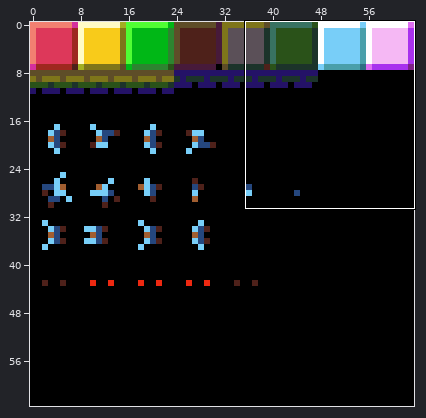
Pixel-art sprite: assets/spritesheet.png. The first picture is a wide view before the edit; the outline marks the close-up.
Close-up. Before:
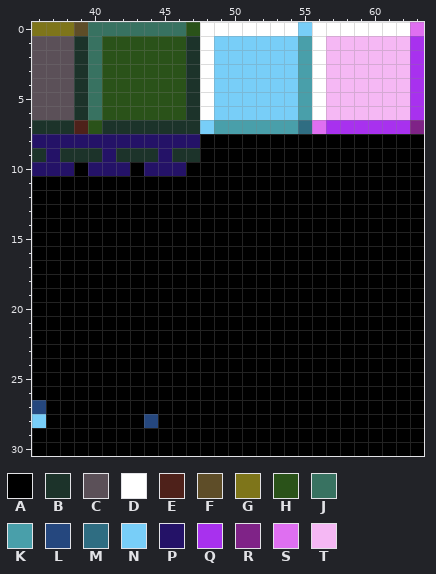
The file is 64x64 pixels. Shown: x 36..63, y 0..30.
Palette (. is transparent): A #000000  B #1c332a  C #5b5058  D #ffffff  E #4e211a  F #5e4d28  G #7e751a  H #2a5219  J #387261  K #499faa  L #25477e  M #2f6d82  N #78cef8  P #241267  Q #a831ee  R #7f2387  S #df6ff1  T #f5b8f4
Once edited:
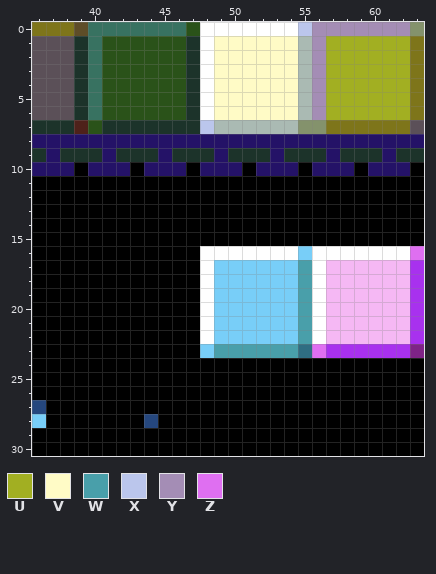
Colours new in this view: U #a2af22  V #fffbc6  W #499faa  X #bbc6ec  Y #a48db5  Z #df6ff1
Edits made:
Colour K changes from #499faa to #aabab3.
Colour S changes from #df6ff1 to #84926c.
Colour A becomes colour B in row 9 at x 48, 50 to 52, 54 to 56, 58 to 60 and 62 to 63.
Colour R becomes colour C in row 7 at x 63.
Colour A becomes colour D in row 16 at x 48 to 54 and 56 to 62; in rows 17 to 22 at x 48 and 56.
Colour Q becomes colour G in rows 1 to 6 at x 63; in row 7 at x 57 to 62.
Colour A becomes colour M in row 23 at x 55.
Colour A becomes colour N in row 16 at x 55; in rows 17 to 22 at x 49 to 54; in row 23 at x 48.
Colour A becomes colour P in row 8 at x 48 to 63; in row 9 at x 49, 53, 57 and 61; in row 10 at x 48 to 50, 52 to 54, 56 to 58 and 60 to 62.
Colour A becomes colour Q in rows 17 to 22 at x 63; in row 23 at x 57 to 62.
Colour A becomes colour R in row 23 at x 63.
Colour M becomes colour S in row 7 at x 55.
Colour A becomes colour T in rows 17 to 22 at x 57 to 62.
Colour T becomes colour U in rows 1 to 6 at x 57 to 62.
Colour N becomes colour V in rows 1 to 6 at x 49 to 54.
Colour A becomes colour W in rows 17 to 22 at x 55; in row 23 at x 49 to 54.
Colour N becomes colour X in row 0 at x 55; in row 7 at x 48.
Colour D becomes colour Y in row 0 at x 56 to 62; in rows 1 to 6 at x 56.
Colour A becomes colour Z in row 16 at x 63; in row 23 at x 56.
Pixel boxes of the changes (left, top, right, bottom) in both close-ups:
changed: (200, 22, 424, 176)
changed: (200, 246, 424, 358)
